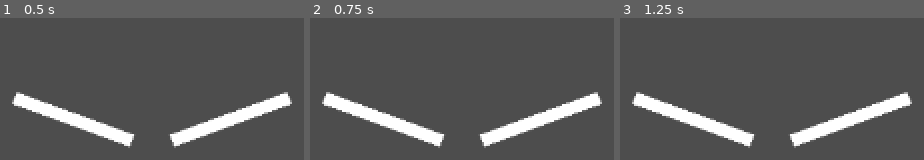
Above: before the commit, frames 1-3 (left to right).
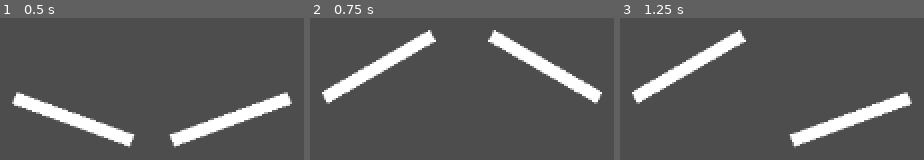
Above: after the commit, the same moments.

Repository: rielvis/SPiG_T4_PhPe
Game: Godot game, scene res://pinball_game/scenes/pinball_game.tscn
Two runs of this game, one before a commit and one after it. Both use one fixed random seed, a clock stepped at 60 frames per second and the inputs below.
Inputs:
- Up to frame 1 (0.5 s): no input
- Up to frame 2 (0.75 s): tap Enter at 0.5 s; hold Right (rightArrow) from 0.53 s (still down); hold A (A) from 0.53 s (still down)
- Up to frame 3 (1.25 s): keep holding Right (rightArrow); keep holding A (A); tap D (D) at 0.8 s

Frame 1 is identical in both runs. In frame 2, 15% of the frame differs, in the area x 3-97%, y 8-92%; in frame 3, 7.5%.

Commit message:
Programmed the flipper rotation

Diff:
--- a/pinball_game/scripts/player_flippers.gd
+++ b/pinball_game/scripts/player_flippers.gd
@@ -3,14 +3,37 @@
 var leftFlipperFlipped : bool = false
 var rightFlipperFlipped : bool = false
 
+# leftFlipper = %leftFlipper
+# rightFlipper = %rightFlipper
+
+var LFRaisedRotationDegrees : float = -15.00
+var LFDownRotationDegrees : float = 20.00
+var RFRaisedRotationDegrees : float = 15.00
+var RFDownRotationDegrees : float = -20.00
+
 # Called when the node enters the scene tree for the first time.
 func _ready() -> void:
 	pass # Replace with function body.
 
+# Called every frame. 'delta' is the elapsed time since the previous frame.
+func _process(delta: float) -> void:
+	var flipperRotationSpeed : float = 1000.00 * delta
 
-# Called every frame. 'delta' is the elapsed time since the previous frame.
-func _process(_delta: float) -> void:
-	pass
+	# Left flipper flipping
+	if leftFlipperFlipped == true:
+		if %leftFlipper.rotation_degrees > LFRaisedRotationDegrees:
+			%leftFlipper.rotation_degrees -= flipperRotationSpeed
+	elif leftFlipperFlipped == false:
+		if %leftFlipper.rotation_degrees < LFDownRotationDegrees:
+			%leftFlipper.rotation_degrees += flipperRotationSpeed
+
+	# Right flipper flipping
+	if rightFlipperFlipped == true:
+		if %rightFlipper.rotation_degrees < RFRaisedRotationDegrees:
+			%rightFlipper.rotation_degrees += flipperRotationSpeed
+	elif rightFlipperFlipped == false:
+		if %rightFlipper.rotation_degrees > RFDownRotationDegrees:
+			%rightFlipper.rotation_degrees -= flipperRotationSpeed
 
 func _unhandled_input(event: InputEvent) -> void:
 	# Checking for left flipper player input
@@ -23,8 +46,8 @@
 
 	# Checking for right flipper player input
 	if event.is_action_pressed("D") || event.is_action_pressed("rightArrow"):
-		leftFlipperFlipped = true
+		rightFlipperFlipped = true
 		print("rF true")
 	elif event.is_action_released("D") || event.is_action_released("rightArrow"):
-		leftFlipperFlipped = false
+		rightFlipperFlipped = false
 		print("rF false")
